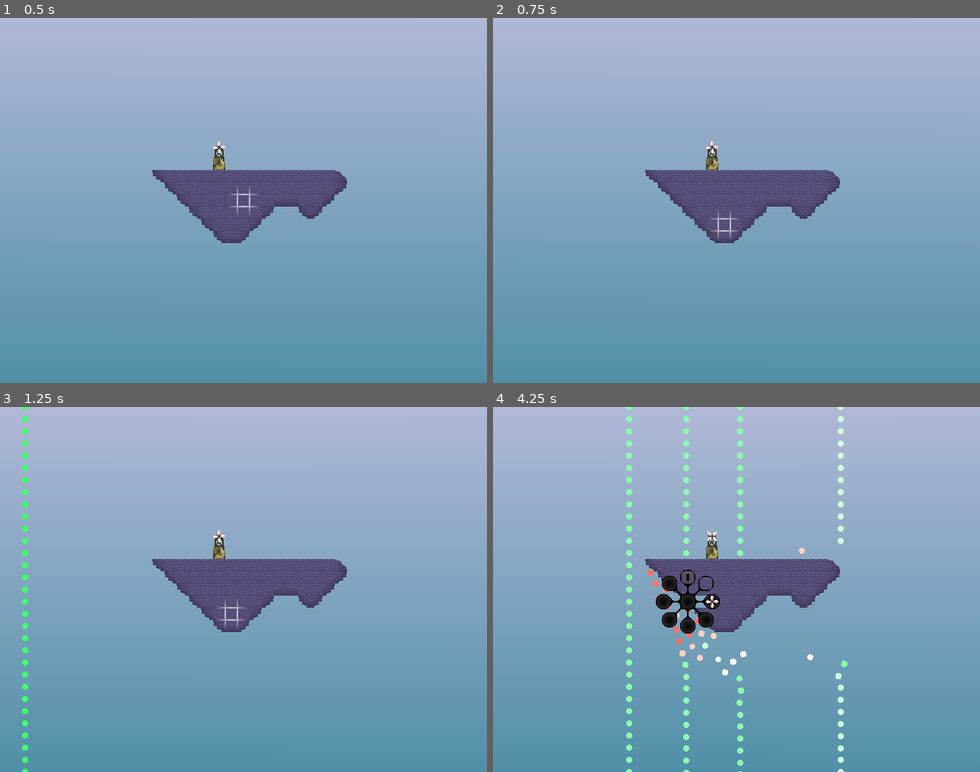
Above: before the commit, frames 1-4 (two rows, left to right).
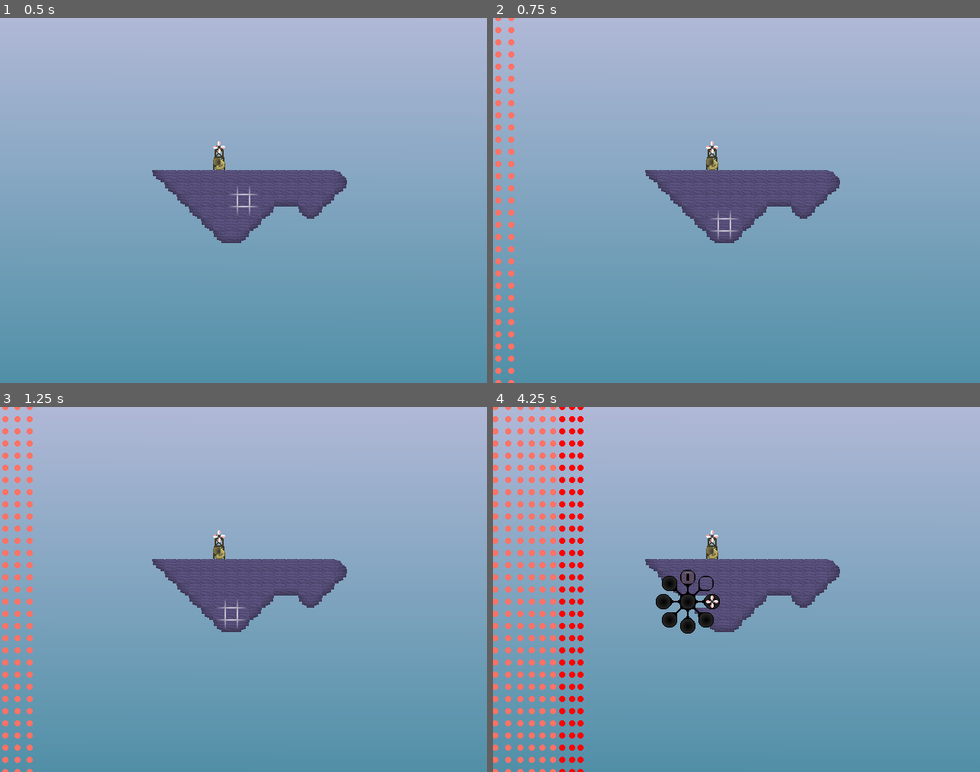
Above: after the commit, the same moments.

Repository: brandonkilpatrick059/dronescape
Game: Godot game, scene res://scenes/grid_sandbox.tscn
The game is run twice, just before and just after one commit, with the same random seed, the same clock (stepped at 60 frames per second) and the same inputs.
Inputs (mouse positions are in pixels of both pictures, inside the frame that each line leads up to):
- Up to frame 1 (0.5 s): no input
- Up to frame 2 (0.75 s): tap Enter at 0.5 s; move the mouse to (726, 226) at 0.52 s; hold Right (wind_right) from 0.53 s (still down); tap Space (dev_1, bound only after the commit) at 0.6 s
- Up to frame 3 (1.25 s): keep holding Right (wind_right)
- Up to frame 4 (4.25 s): move the mouse to (712, 615) at 1.27 s; release Right (wind_right) at 1.28 s; click (712, 615) at 1.35 s; tap Space (dev_1, bound only after the commit) at 1.55, 2.3, 3.05, 3.6 s; move the mouse to (697, 600) at 2.02 s; hold Right mouse button (second_action) 2.03-2.78 s; hold Right (wind_right) 2.03-3.53 s; move the mouse to (687, 600) at 2.77 s; tap Middle mouse button (third_action) at 2.85 s; move the mouse to (678, 589) at 3.52 s

Frame 1 is identical in both runs. In frame 2, 1.0% of the frame differs, in the area x 0-5%, y 0-100%; in frame 3, 2.0%; in frame 4, 6.5%, in the area x 0-73%, y 0-100%.

Commit message:
fixes, tweaks to wind and chimes

Diff:
--- a/entities/chimes/warm_vox_chime_root.tscn
+++ b/entities/chimes/warm_vox_chime_root.tscn
@@ -14,7 +14,9 @@
 [node name="WarmVoxChimeRoot" type="Node2D" node_paths=PackedStringArray("wind_animations")]
 script = ExtResource("1_wwv5r")
 wind_animations = [NodePath("AnimatedSprite2D")]
-sensitivity = 0.5
+sensitivity = 1.5
+sensitivity_fraction = 1.0
+friction = 0.004
 
 [node name="Sprite2D" type="Sprite2D" parent="."]
 position = Vector2(0, -8)
@@ -23,7 +25,7 @@
 [node name="AnimatedSprite2D" type="AnimatedSprite2D" parent="."]
 position = Vector2(0, -22)
 sprite_frames = ExtResource("2_oonc0")
-frame_progress = 0.22736
+frame_progress = 0.57558
 
 [node name="AudioStreamPlayer2D" type="AudioStreamPlayer2D" parent="."]
 stream = ExtResource("4_oj62h")
--- a/entities/stones/purple_brick.tscn
+++ b/entities/stones/purple_brick.tscn
@@ -5,8 +5,8 @@
 
 [sub_resource type="PhysicsMaterial" id="PhysicsMaterial_yk454"]
 
-[sub_resource type="CircleShape2D" id="CircleShape2D_rhnib"]
-radius = 8.0
+[sub_resource type="RectangleShape2D" id="RectangleShape2D_rhnib"]
+size = Vector2(16, 16)
 
 [node name="PurpleBrick" type="Node2D"]
 script = ExtResource("1_rhnib")
@@ -20,8 +20,20 @@
 input_pickable = true
 physics_material_override = SubResource("PhysicsMaterial_yk454")
 
-[node name="CollisionShape2D" type="CollisionShape2D" parent="StaticBody2D"]
-shape = SubResource("CircleShape2D_rhnib")
+[node name="center" type="CollisionShape2D" parent="StaticBody2D"]
+shape = SubResource("RectangleShape2D_rhnib")
+
+[node name="top_left" type="CollisionPolygon2D" parent="StaticBody2D"]
+polygon = PackedVector2Array(-8, 8, 8, -8, 8, 8)
+
+[node name="top_right" type="CollisionPolygon2D" parent="StaticBody2D"]
+polygon = PackedVector2Array(-8, -8, 8, 8, -8, 8)
+
+[node name="bottom_left" type="CollisionPolygon2D" parent="StaticBody2D"]
+polygon = PackedVector2Array(-8, -8, 8, 8, 8, -8)
+
+[node name="bottom_right" type="CollisionPolygon2D" parent="StaticBody2D"]
+polygon = PackedVector2Array(-8, 8, 8, -8, -8, -8)
 
 [connection signal="mouse_entered" from="StaticBody2D" to="." method="_on_static_body_2d_mouse_entered"]
 [connection signal="mouse_exited" from="StaticBody2D" to="." method="_on_static_body_2d_mouse_exited"]
--- a/project.godot
+++ b/project.godot
@@ -47,6 +47,11 @@
 , Object(InputEventKey,"resource_local_to_scene":false,"resource_name":"","device":-1,"window_id":0,"alt_pressed":false …(183 unchanged characters)…
 ]
 }
+dev_1={
+"deadzone": 0.2,
+"events": [Object(InputEventKey,"resource_local_to_scene":false,"resource_name":"","device":-1,"window_id":0,"alt_pressed":false,"shift_pressed":false,"ctrl_pressed":false,"meta_pressed":false,"pressed":false,"keycode":0,"physical_keycode":32,"key_label":0,"unicode":32,"location":0,"echo":false,"script":null)
+]
+}
 
 [layer_names]
 
--- a/scripts/chime.gd
+++ b/scripts/chime.gd
@@ -32,8 +32,13 @@
 
 func update_activation_level():
 	var winds = wind_activation_area.get_overlapping_bodies()
+	var highest_energy : float = 0.0
 	for wind in winds:
-		activation_level = activation_level/sensitivity_fraction + (sensitivity * wind.get_energy())
+		if(wind.get_energy() > highest_energy):
+			highest_energy = wind.get_energy()
+	var new_activation = sensitivity * highest_energy
+	if(new_activation > activation_level):
+		activation_level = new_activation
 	activation_level = activation_level - friction
 	if(activation_level > 1.0):
 		activation_level = 1.0
--- a/scripts/stone.gd
+++ b/scripts/stone.gd
@@ -30,10 +30,12 @@
 
 func set_stone_collision(name : String):
 	if(name.contains("center")):
+		$StaticBody2D/center.disabled = false
 		$StaticBody2D/top_left.disabled = true
 		$StaticBody2D/top_right.disabled = true
 		$StaticBody2D/bottom_left.disabled = true
 		$StaticBody2D/bottom_right.disabled = true
+		$StaticBody2D/center.visible = true
 		$StaticBody2D/top_left.visible = false
 		$StaticBody2D/top_right.visible = false
 		$StaticBody2D/bottom_left.visible = false
--- a/scripts/wind_manager.gd
+++ b/scripts/wind_manager.gd
@@ -3,6 +3,21 @@
 var timer := Timer.new()
 
 var wind_particle = preload("res://wind/wind_particle.tscn")
+
+var min_wind_speed = 2000
+var max_wind_speed = 20000
+var current_wind_speeds = min_wind_speed
+var wind_speeds_rising = false
+
+var change_weight = 0.0
+
+static var wind_visible = false
+
+static func get_wind_visible() -> bool:
+	return wind_visible
+
+static func set_wind_visible(set_to : bool):
+	wind_visible = set_to
 
 func _ready() -> void:
 	timer.one_shot = true
@@ -12,18 +27,28 @@
 	var height = 1280
 	var point_step = 16
 	var current_step = 0
+	if(wind_speeds_rising && current_wind_speeds < max_wind_speed):
+		current_wind_speeds = current_wind_speeds + randf_range(250,500)
+	elif(!wind_speeds_rising && current_wind_speeds > min_wind_speed):
+		current_wind_speeds = current_wind_speeds - randf_range(250,500)
+	if(randf_range(0.0,1.0) - change_weight < 0.01):
+		wind_speeds_rising = !wind_speeds_rising
+		change_weight = 0.0
+	else:
+		change_weight = change_weight + 0.002
 	while(current_step < height):
 		current_step = current_step + point_step
 		var particle = wind_particle.instantiate()
 		add_child(particle)
 		particle.global_position = global_position + (Vector2(0,global_position.y + current_step))
-		particle.launch(Vector2(10000,0))
+		particle.launch(Vector2(current_wind_speeds,0))
 
 func handle_input():
-	if(Input.is_action_pressed("wind_right")):
-		generate_wind()
+	if(Input.is_action_just_pressed("dev_1")):
+		wind_visible = !wind_visible
 
 func _physics_process(delta: float) -> void:
+	handle_input()
 	if(timer.is_stopped()):
-		handle_input()
+		generate_wind()
 		timer.start(0.5)
--- a/scripts/wind_particle.gd
+++ b/scripts/wind_particle.gd
@@ -23,6 +23,7 @@
 	var num_frames : float = float(animated_sprite.sprite_frames.get_frame_count("default"))
 	var current_frame : int = int(get_energy() * num_frames)
 	animated_sprite.frame = current_frame
+	visible = Wind_Manager.get_wind_visible()
 	var camera = get_tree().get_first_node_in_group("camera")
 	if(global_position.distance_to(camera.global_position) > 800):
 		queue_free()
--- a/wind/wind_particle.tscn
+++ b/wind/wind_particle.tscn
@@ -10,8 +10,9 @@
 radius = 8.0
 
 [node name="WindParticle" type="RigidBody2D"]
+visible = false
 collision_layer = 2
-collision_mask = 6
+collision_mask = 4
 physics_material_override = SubResource("PhysicsMaterial_yxsh1")
 gravity_scale = 0.0
 script = ExtResource("1_yxsh1")
